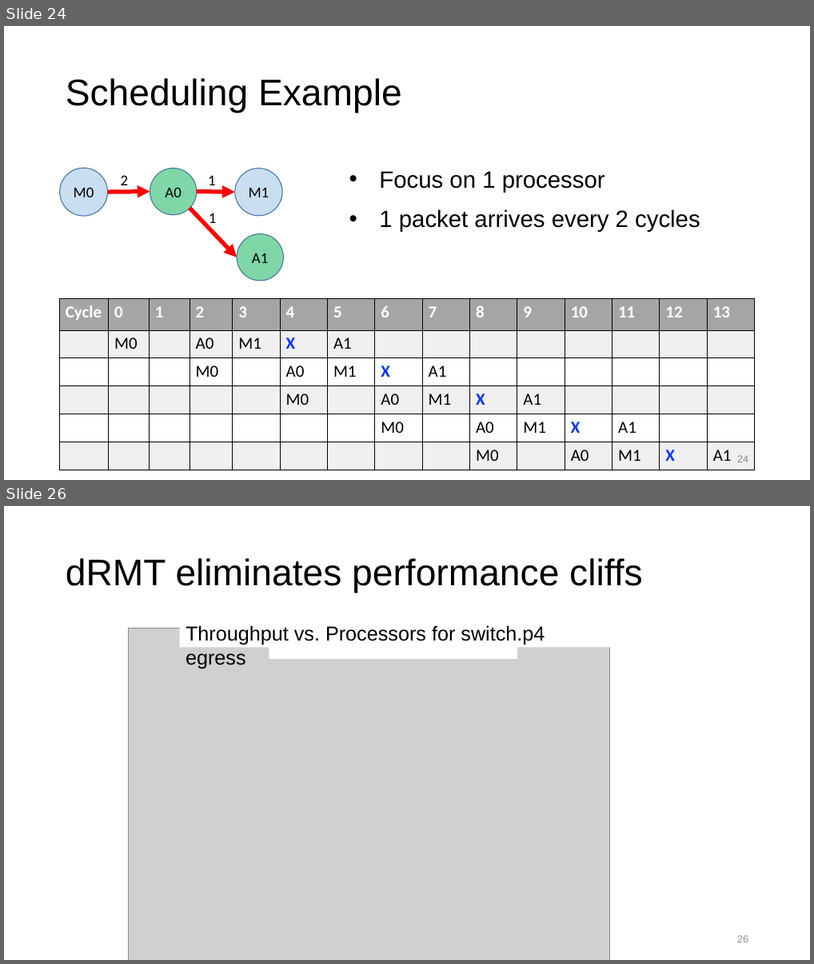
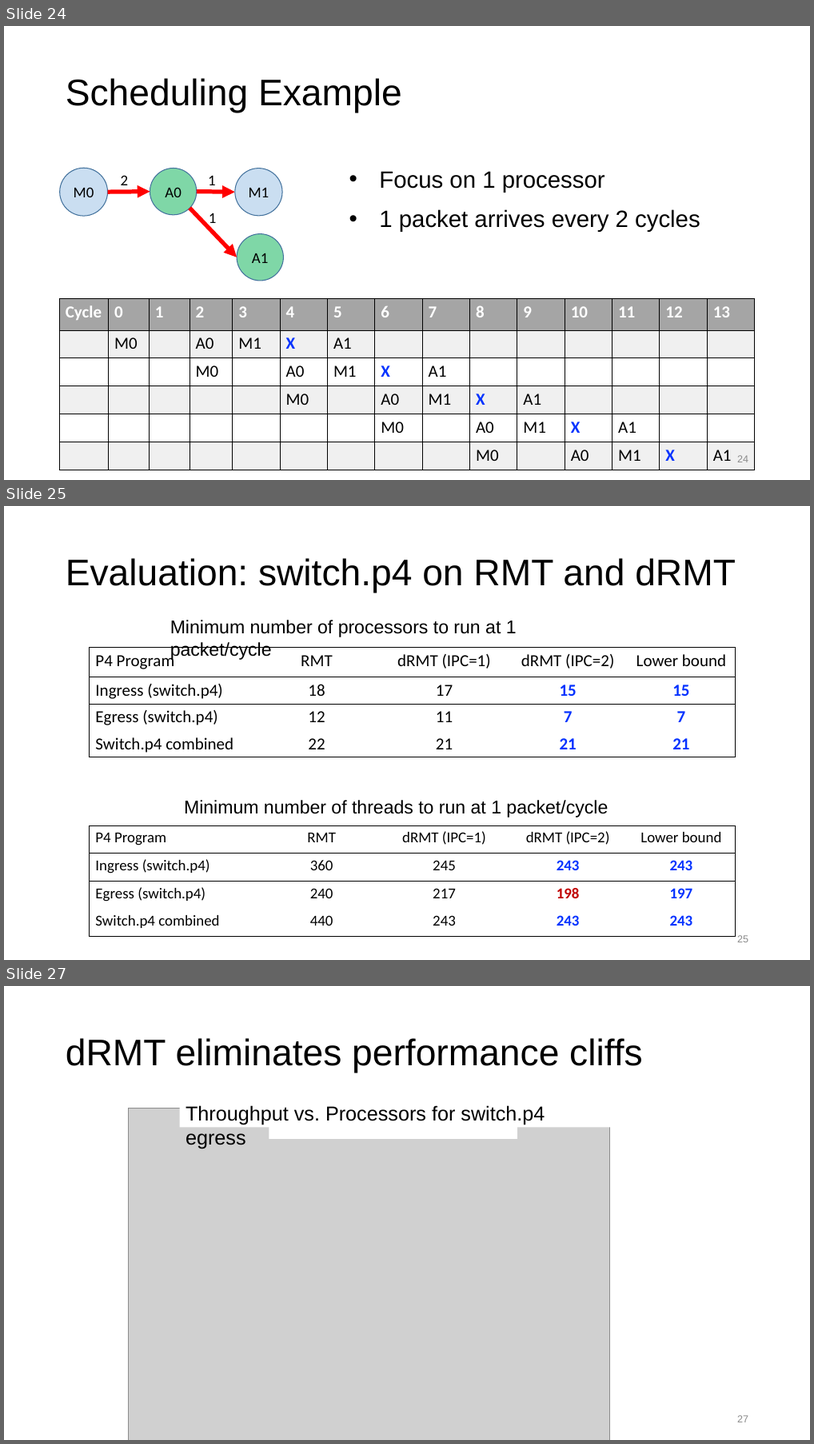
Before and after one commit to anirudhSK/drmt_talk, a slide deck: drmt_sigcomm.pptx. Shown one above the other, each under a label of ours: slides 24 and 26 before the commit, slides 24, 25 and 27 after it; the slides between them are not shown. The pictures are 814x964 and 814x1444 pixels, drawn with LibreOffice and Linux fonts; fonts in the diff are those of the drawing; grey boxes stand for pictures. Boxes give left, top, right and bottom in pixels: in the first picture for what was removed or moved away, otherwise in the second. Text is boxed around its words. In the diff, an @@ line names an element or a change of style, - is before the commit and + after.

```diff
--- a/drmt_sigcomm.pptx
+++ b/drmt_sigcomm.pptx
@@ slide 25 added at <box>4,506,810,960</box>, background #FFFFFF @@
@@ title added at <box>66,558,736,593</box>, 44 pt, text #000000 @@
+Evaluation: switch.p4 on RMT and dRMT
@@ text added at <box>170,620,517,660</box>, 22 pt, text #000000 @@
+Minimum number of processors to run at 1 packet/cycle
@@ table added at <box>90,647,735,757</box>, 4 rows, 5 columns @@
+P4 Program | RMT | dRMT (IPC=1) | dRMT (IPC=2) | Lower bound
+Ingress (switch.p4) | 18 | 17 | 15 | 15
+Egress (switch.p4) | 12 | 11 | 7 | 7
+Switch.p4 combined | 22 | 21 | 21 | 21
@@ text added at <box>184,800,608,817</box>, 22 pt, text #000000 @@
+Minimum number of threads to run at 1 packet/cycle
@@ table added at <box>90,825,735,936</box>, 4 rows, 5 columns @@
+P4 Program | RMT | dRMT (IPC=1) | dRMT (IPC=2) | Lower bound
+Ingress (switch.p4) | 360 | 245 | 243 | 243
+Egress (switch.p4) | 240 | 217 | 198 | 197
+Switch.p4 combined | 440 | 243 | 243 | 243
@@ page number added at <box>738,935,749,942</box>, 12 pt, text #8C8C8C @@
+25
@@ what was slide 26 is now slide 27 @@
@@ page number at <box>738,1415,749,1422</box>: text changed @@
-26
+27
```
Also in this commit, not shown: 1 slide changed.
